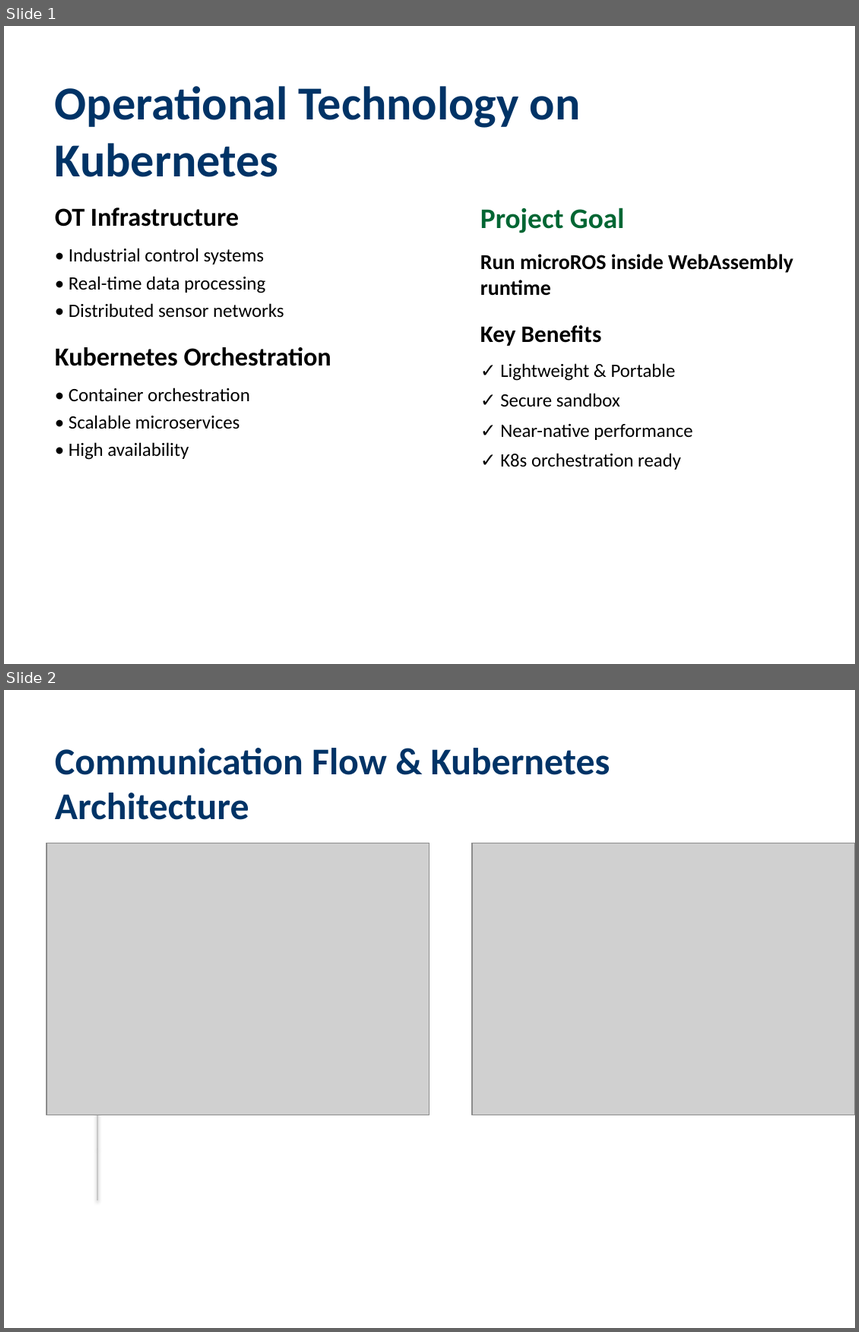
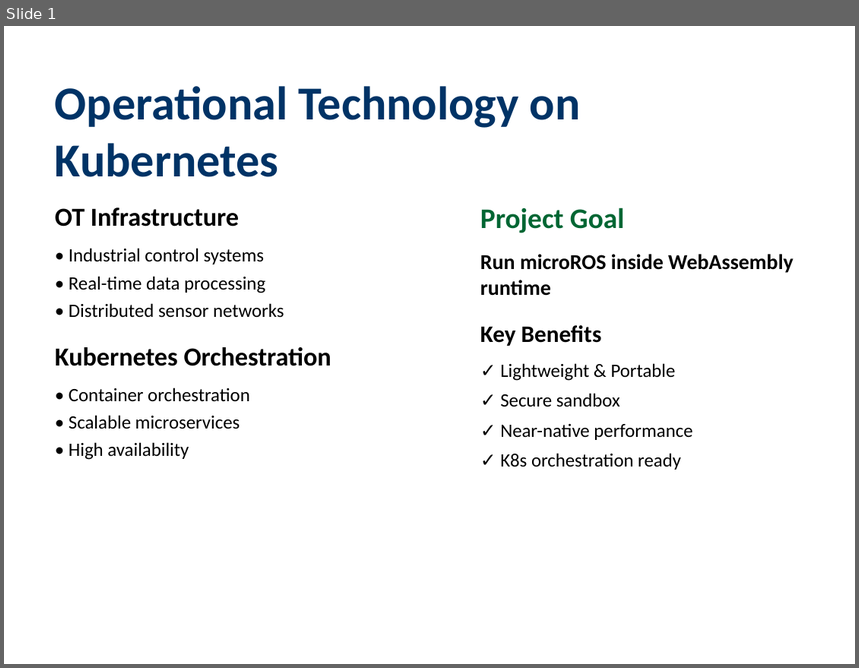
Before and after one commit to lucadagati/ros_wasm_example, a slide deck: microROS_WASM_K8s_Feasibility.pptx. Shown one above the other, each under a label of ours: slides 1 and 2 before the commit, slide 1 after it. The pictures are 859x1332 and 859x668 pixels, drawn with LibreOffice and Linux fonts; fonts in the diff are those of the drawing; grey boxes stand for pictures. Boxes give left, top, right and bottom in pixels: in the first picture for what was removed or moved away, otherwise in the second. Text is boxed around its words. In the diff, an @@ line names an element or a change of style, - is before the commit and + after.

Commit message:
Final PPTX: All diagrams show ROS executing INSIDE WASM runtime
- Recreated all PlantUML diagrams with explicit ROS-in-WASM labels
- Updated PPTX structure: 7 slides with clear architecture and workflow
- All diagrams emphasize: ROS code compiled to WASM, executed by WASM runtime
- No external ROS process, direct WASM-to-WASM communication
- Complete architecture schema and workflow diagrams included
- All PNG regenerated with updated visualizations

```diff
--- a/microROS_WASM_K8s_Feasibility.pptx
+++ b/microROS_WASM_K8s_Feasibility.pptx
@@ slide 2 removed at [4,690,855,1328], background #FFFFFF @@
@@ text removed at [55,748,610,820] @@
-Communication Flow & Kubernetes Architecture
@@ picture removed at [47,844,430,1099] @@
@@ picture removed at [47,844,430,1116] @@
@@ picture removed at [472,844,855,1099] @@
@@ picture removed at [472,844,855,1116] @@
@@ line removed from (97, 894) to (97, 945) @@
@@ line removed from (106, 903) to (302, 903) @@
@@ line removed from (106, 932) to (302, 932) @@
@@ line removed from (97, 945) to (97, 996) @@
@@ line removed from (106, 962) to (302, 962) @@
@@ line removed from (634, 980) to (651, 980) @@
@@ line removed from (97, 996) to (97, 1047) @@
@@ line removed from (302, 992) to (106, 992) @@
@@ line removed from (106, 1022) to (302, 1022) @@
@@ line removed from (97, 1047) to (97, 1099) @@
@@ line removed from (106, 1052) to (302, 1052) @@
@@ line removed from (97, 1099) to (97, 1150) @@
@@ line removed from (97, 1150) to (97, 1201) @@
```
Also in this commit, not shown: 4 slides changed, 2 slides added, 5 other slides removed, 9 other files.
